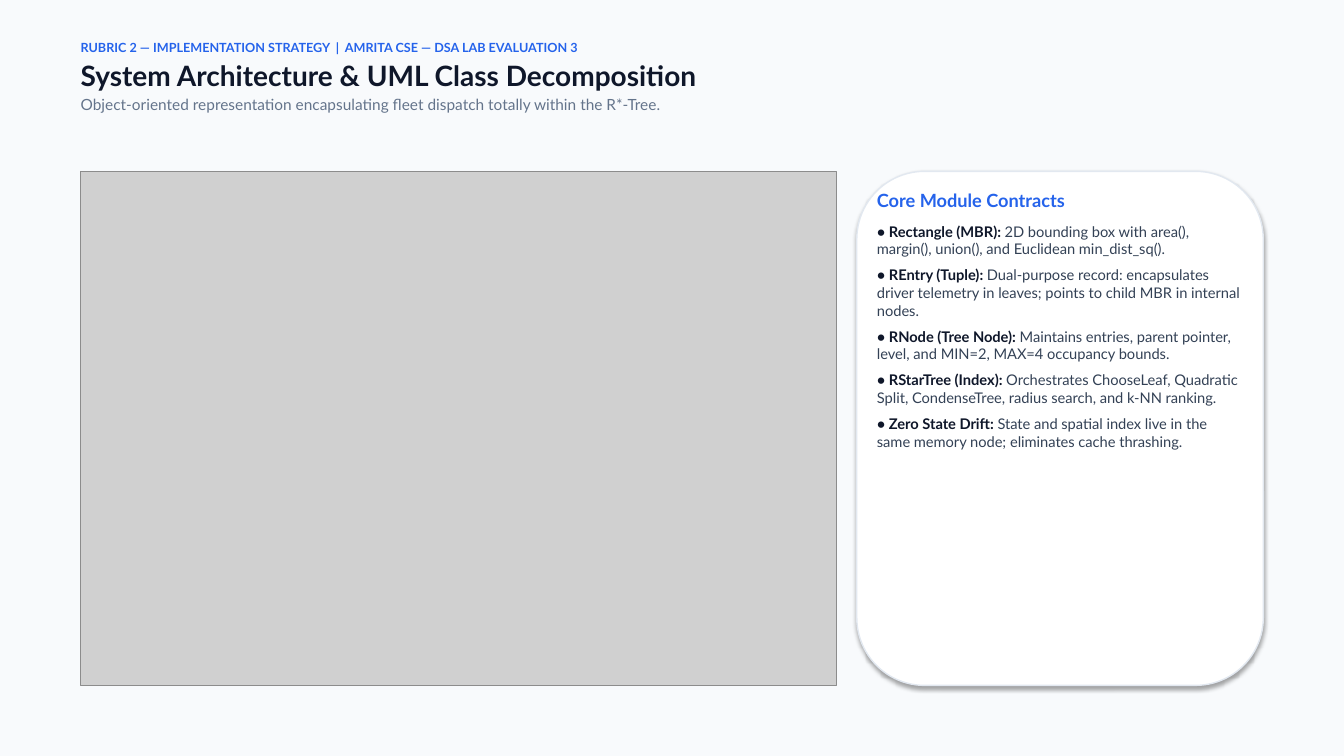
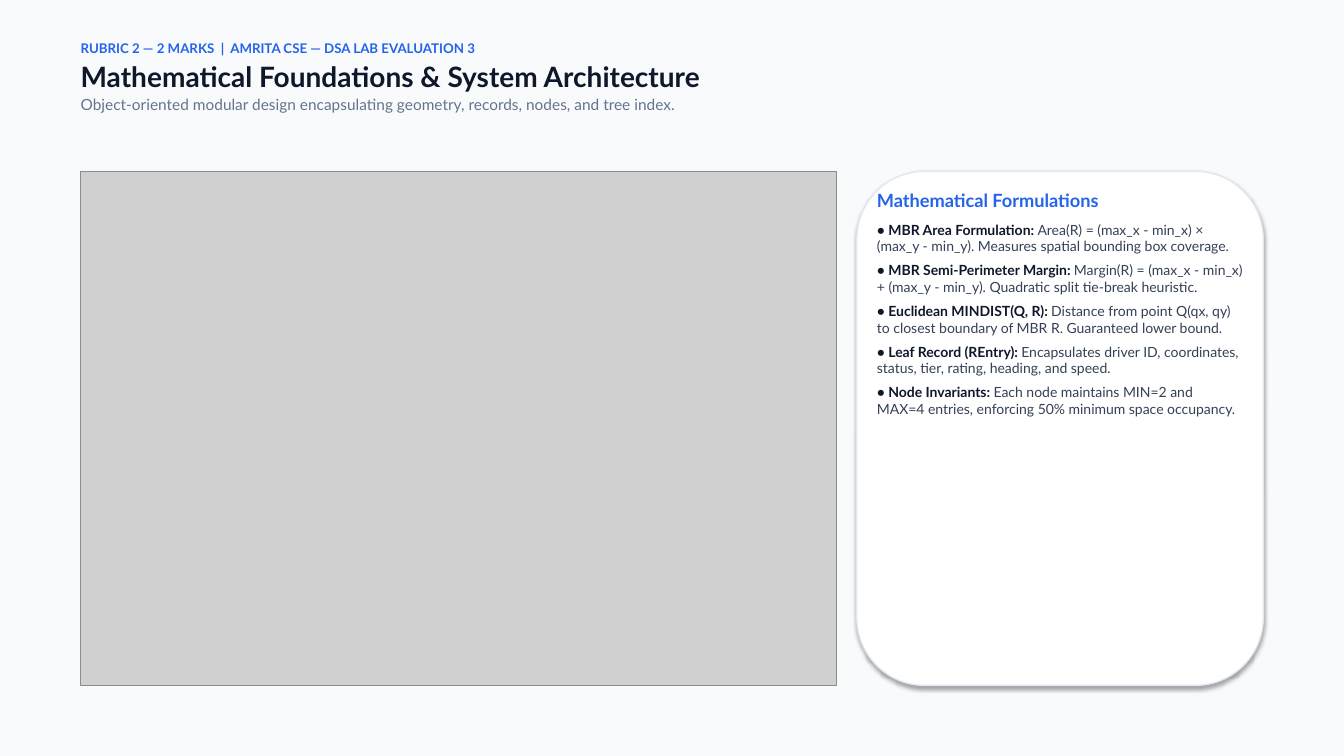
Before and after one commit to miriyaladhanwinn/uber-rstar-tree-dispatch, a slide deck: slide 5 of RStar_Tree_Uber_Fleet_Dispatch_Presentation.pptx (slide 4 before the commit). Drawn at 1344x756 pixels with LibreOffice and Linux fonts; fonts in the diff are those of the drawing; grey boxes stand for pictures. Boxes give left, top, right and bottom in pixels: in the first picture for what was removed or moved away, otherwise in the second. Text is boxed around its words. In the diff, an @@ line names an element or a change of style, - is before the commit and + after.

```diff
--- a/RStar_Tree_Uber_Fleet_Dispatch_Presentation.pptx
+++ b/RStar_Tree_Uber_Fleet_Dispatch_Presentation.pptx
@@ text at (81,43,700,113): text changed @@
-RUBRIC 2 — IMPLEMENTATION STRATEGY | AMRITA CSE — DSA LAB EVALUATION 3
-System Architecture & UML Class Decomposition
-Object-oriented representation encapsulating fleet dispatch totally within the R*-Tree.
+RUBRIC 2 — 2 MARKS | AMRITA CSE — DSA LAB EVALUATION 3
+Mathematical Foundations & System Architecture
+Object-oriented modular design encapsulating geometry, records, nodes, and tree index.
@@ text at (877,193,1243,417): text changed; size 10.5 to 10 pt @@
-Core Module Contracts
-• Rectangle (MBR): 2D bounding box with area(), margin(), union(), and Euclidean min_dist_sq().
-• REntry (Tuple): Dual-purpose record: encapsulates driver telemetry in leaves; points to child MBR in internal nodes.
-• RNode (Tree Node): Maintains entries, parent pointer, level, and MIN=2, MAX=4 occupancy bounds.
-• RStarTree (Index): Orchestrates ChooseLeaf, Quadratic Split, CondenseTree, radius search, and k-NN ranking.
-• Zero State Drift: State and spatial index live in the same memory node; eliminates cache thrashing.
+Mathematical Formulations
+• MBR Area Formulation: Area(R) = (max_x - min_x) × (max_y - min_y). Measures spatial bounding box coverage.
+• MBR Semi-Perimeter Margin: Margin(R) = (max_x - min_x) + (max_y - min_y). Quadratic split tie-break heuristic.
+• Euclidean MINDIST(Q, R): Distance from point Q(qx, qy) to closest boundary of MBR R. Guaranteed lower bound.
+• Leaf Record (REntry): Encapsulates driver ID, coordinates, status, tier, rating, heading, and speed.
+• Node Invariants: Each node maintains MIN=2 and MAX=4 entries, enforcing 50% minimum space occupancy.
```
Also in this commit, not shown: 10 other slides changed, 5 slides added, 1 slide removed, 1 other file.
